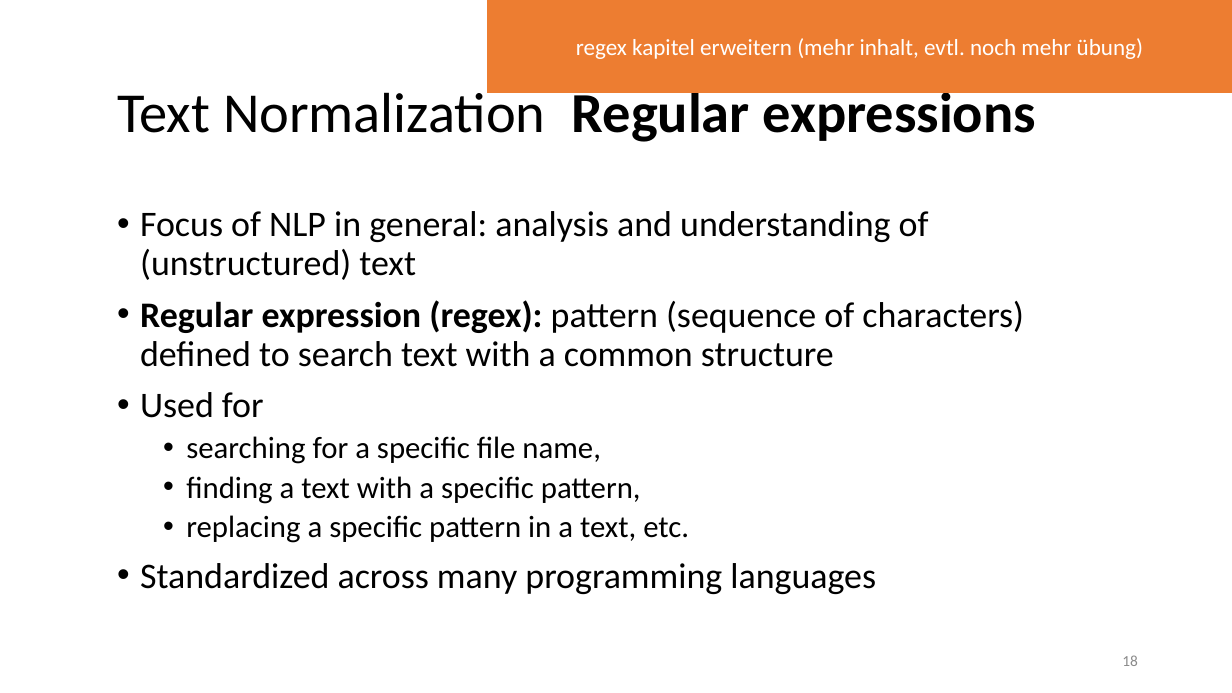
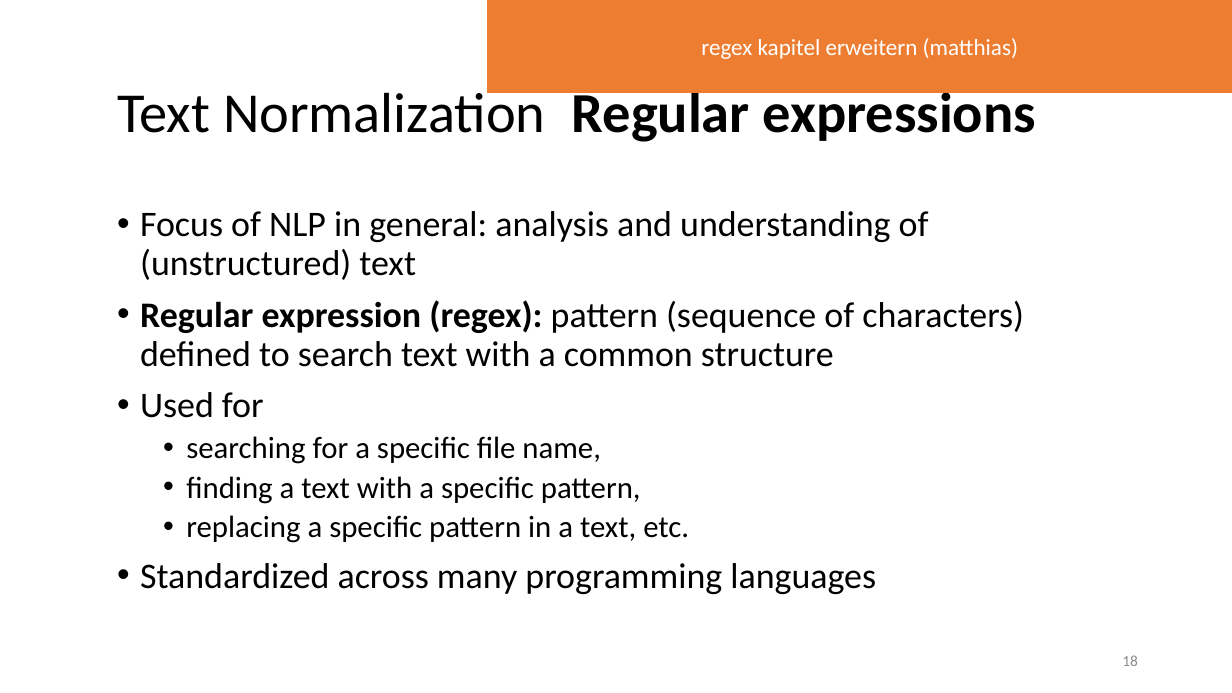
Before and after one commit to lisa-wm/consulting, a slide deck: slide 18 of 5_seminar/Contents_Part_02/slides/Präsentation_Teil2_Lisa.pptx. Drawn at 1232x693 pixels with LibreOffice and Linux fonts; fonts in the diff are those of the drawing. Boxes give left, top, right and bottom in pixels: in the first picture for what was removed or moved away, otherwise in the second. Text is boxed around its words. In the diff, an @@ line names an element or a change of style, - is before the commit and + after.

Commit message:
revised regex exercise

```diff
--- a/5_seminar/Contents_Part_02/slides/Präsentation_Teil2_Lisa.pptx
+++ b/5_seminar/Contents_Part_02/slides/Präsentation_Teil2_Lisa.pptx
@@ text in rectangle at [701,38,1018,59]: text changed @@
-regex kapitel erweitern (mehr inhalt, evtl. noch mehr übung)
+regex kapitel erweitern (matthias)
```
Also in this commit, not shown: 1 other slide changed, 10 other files.
